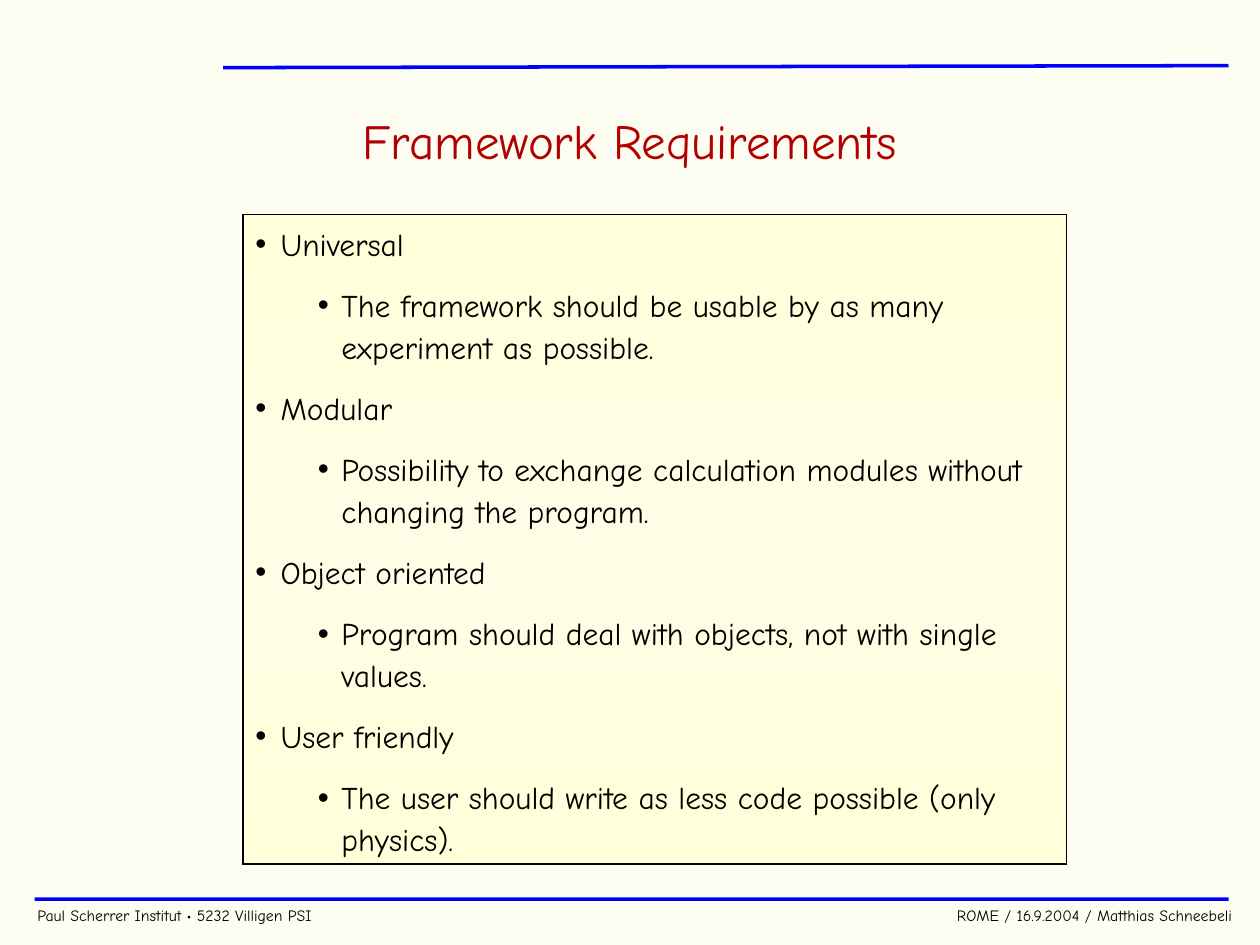
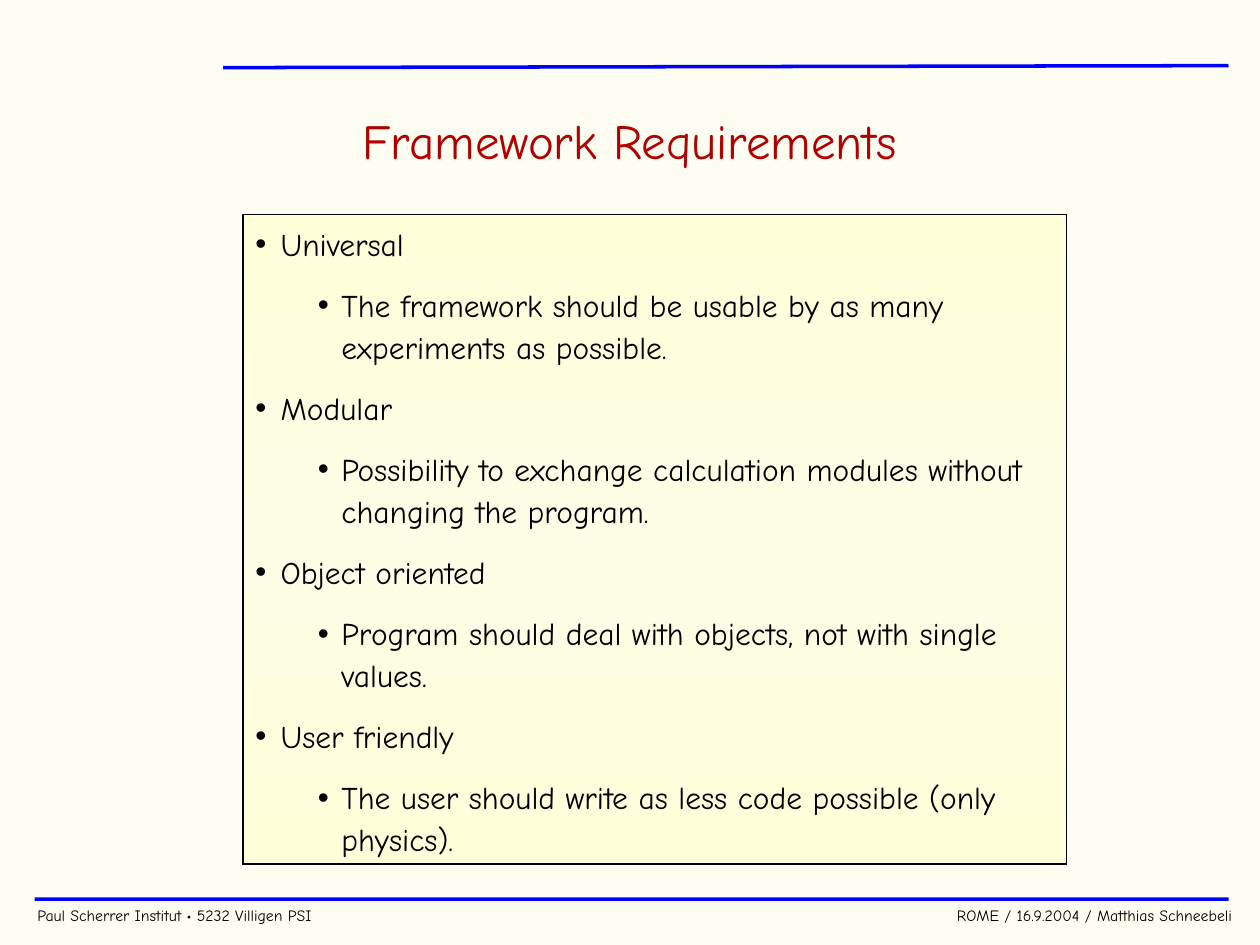
Before and after one commit to cjpl/rome, a slide deck: slide 5 of documentation/ROME.ppt. Drawn at 1260x945 pixels with LibreOffice and Linux fonts; fonts in the diff are those of the drawing; background and template pictures are left out. Boxes give left, top, right and bottom in pixels: in the first picture for what was removed or moved away, otherwise in the second. Text is boxed around its words. In the diff, an @@ line names an element or a change of style, - is before the commit and + after.

```diff
--- a/documentation/ROME.ppt
+++ b/documentation/ROME.ppt
@@ text in rectangle at (341,295,943,365): text changed @@
-  • The framework should be usable by as many experiment as possible.
+  • The framework should be usable by as many experiments as possible.
```
Also in this commit, not shown: 9 other files.
